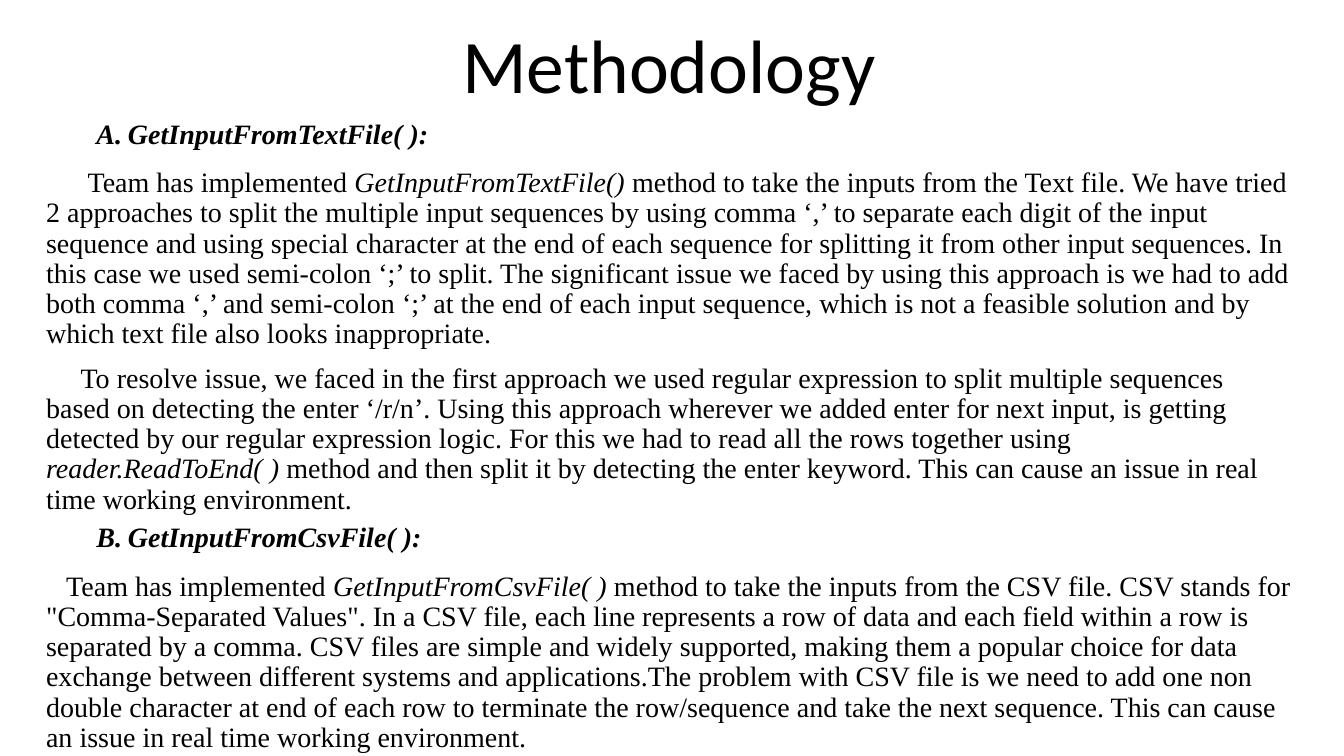
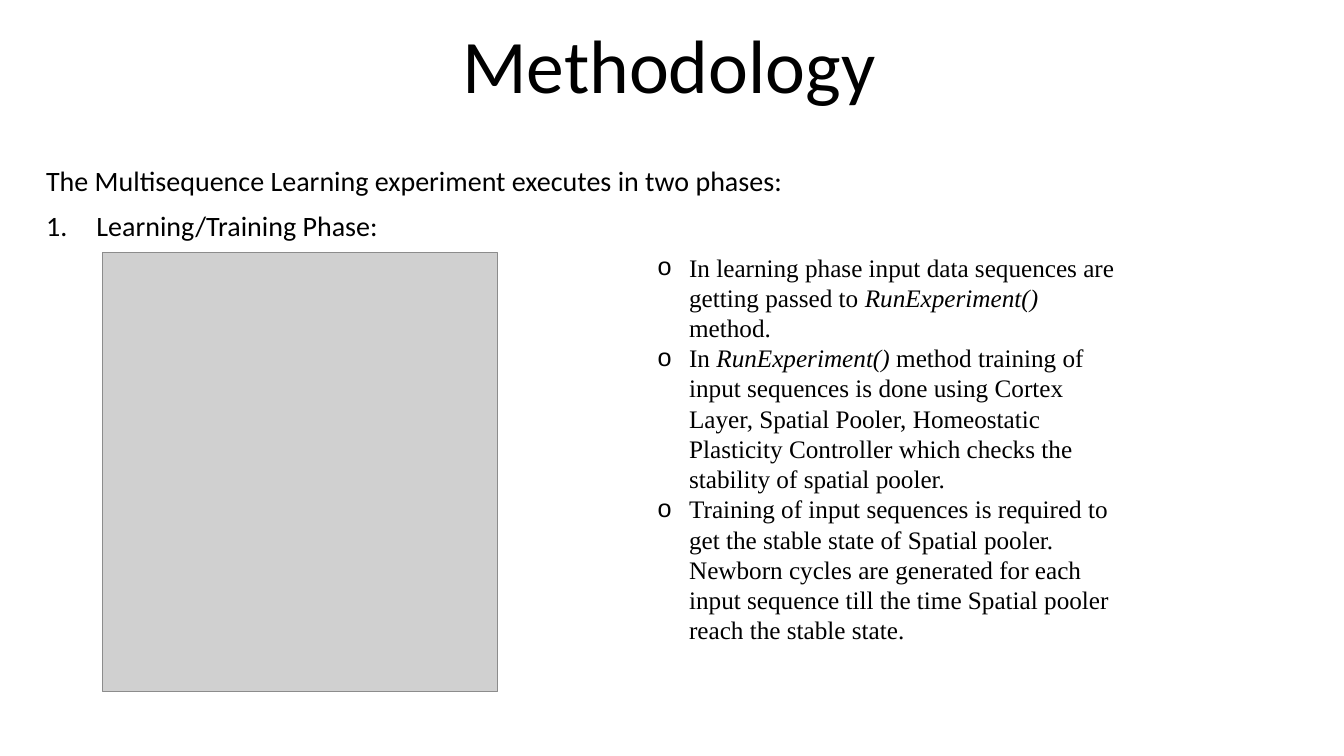
Before and after one commit to ddobric/neocortexapi, a slide deck: slide 4 of source/MySEProject/Documentation/ML2223_15 Approve Prediction of Multisequence Learning.pptx. Drawn at 1344x756 pixels with LibreOffice and Linux fonts; fonts in the diff are those of the drawing; grey boxes stand for pictures. Boxes give left, top, right and bottom in pixels: in the first picture for what was removed or moved away, otherwise in the second. Text is boxed around its words. In the diff, an @@ line names an element or a change of style, - is before the commit and + after.

Commit message:
Modified presentation and added Introduction, methodology, result and conclusion

```diff
--- a/source/MySEProject/Documentation/ML2223_15 Approve Prediction of Multisequence Learning.pptx
+++ b/source/MySEProject/Documentation/ML2223_15 Approve Prediction of Multisequence Learning.pptx
@@ subtitle at (46, 171, 782, 241): text changed; font Times New Roman to Calibri @@
-  A. GetInputFromTextFile( ):
-Team has implemented GetInputFromTextFile() method to take the inputs from the Text file. We have tried 2 approaches to split the multiple input sequences by using comma ‘,’ to separate each digit of the input sequence and using special character at the end of each sequence for splitting it from other input sequences. In this case we used semi-colon ‘;’ to split. The significant issue we faced by using this approach is we had to add both comma ‘,’ and semi-colon ‘;’ at the end of each input sequence, which is not a feasible solution and by which text file also looks inappropriate.
-To resolve issue, we faced in the first approach we used regular expression to split multiple sequences based on detecting the enter ‘/r/n’. Using this approach wherever we added enter for next input, is getting detected by our regular expression logic. For this we had to read all the rows together using reader.ReadToEnd( ) method and then split it by detecting the enter keyword. This can cause an issue in real time working environment.
-  A. GetInputFromCsvFile( ):
-Team has implemented GetInputFromCsvFile( ) method to take the inputs from the CSV file. CSV stands for "Comma-Separated Values". In a CSV file, each line represents a row of data and each field within a row is separated by a comma. CSV files are simple and widely supported, making them a popular choice for data exchange between different systems and applications.The problem with CSV file is we need to add one non double character at end of each row to terminate the row/sequence and take the next sequence. This can cause an issue in real time working environment.
+The Multisequence Learning experiment executes in two phases:
+1. Learning/Training Phase:
@@ picture added at (103, 253, 498, 692) @@
@@ text added at (689, 259, 1114, 640), 18 pt, text #000000 @@
+o In learning phase input data sequences are getting passed to RunExperiment() method.
+o In RunExperiment() method training of input sequences is done using Cortex Layer, Spatial Pooler, Homeostatic Plasticity Controller which checks the stability of spatial pooler.
+o Training of input sequences is required to get the stable state of Spatial pooler. Newborn cycles are generated for each input sequence till the time Spatial pooler reach the stable state.
```
Also in this commit, not shown: 2 other slides changed, 9 slides added, 7 slides removed.
